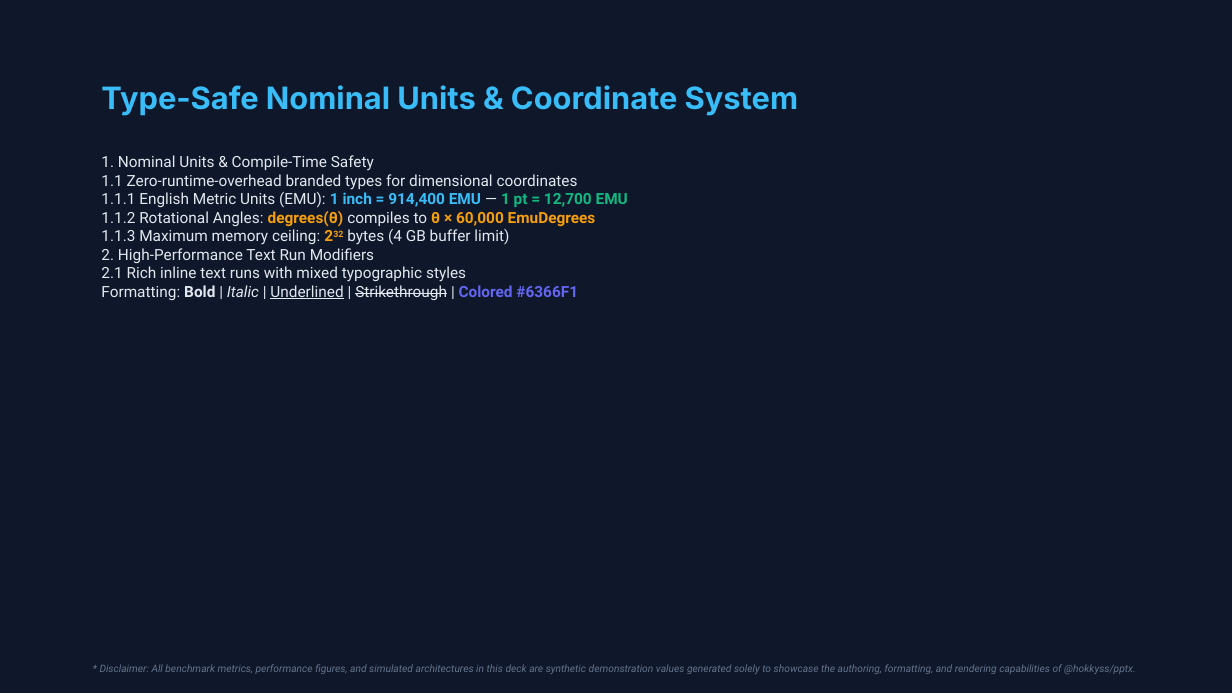
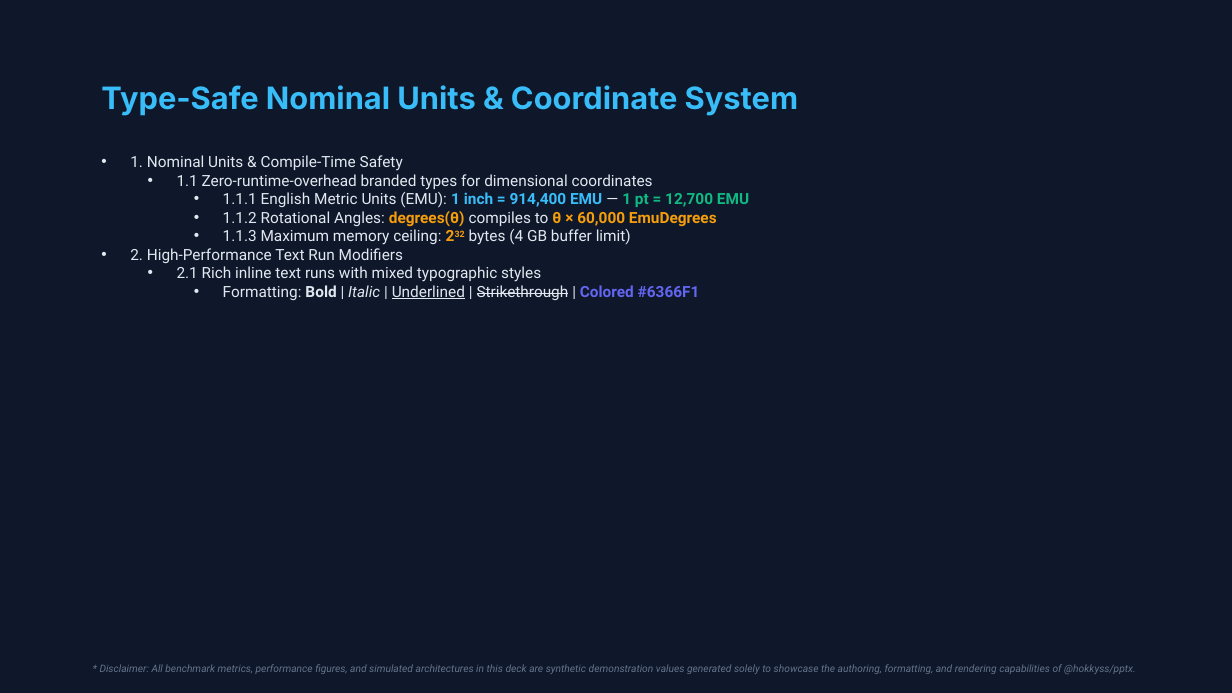
Before and after one commit to hokkyss/pptx-parser, a slide deck: slide 4 of hokkyss_showcase_deck.pptx. Drawn at 1232x693 pixels with LibreOffice and Linux fonts; fonts in the diff are those of the drawing. Boxes give left, top, right and bottom in pixels: in the first picture for what was removed or moved away, otherwise in the second. Text is boxed around its words. In the diff, an @@ line names an element or a change of style, - is before the commit and + after.

```diff
--- a/hokkyss_showcase_deck.pptx
+++ b/hokkyss_showcase_deck.pptx
@@ text "1. Nominal Units & Compile-Time ..." at (130,155,749,300): bullet none to • @@
```
Also in this commit, not shown: 7 other slides changed, 2 slides added, 4 other files.
